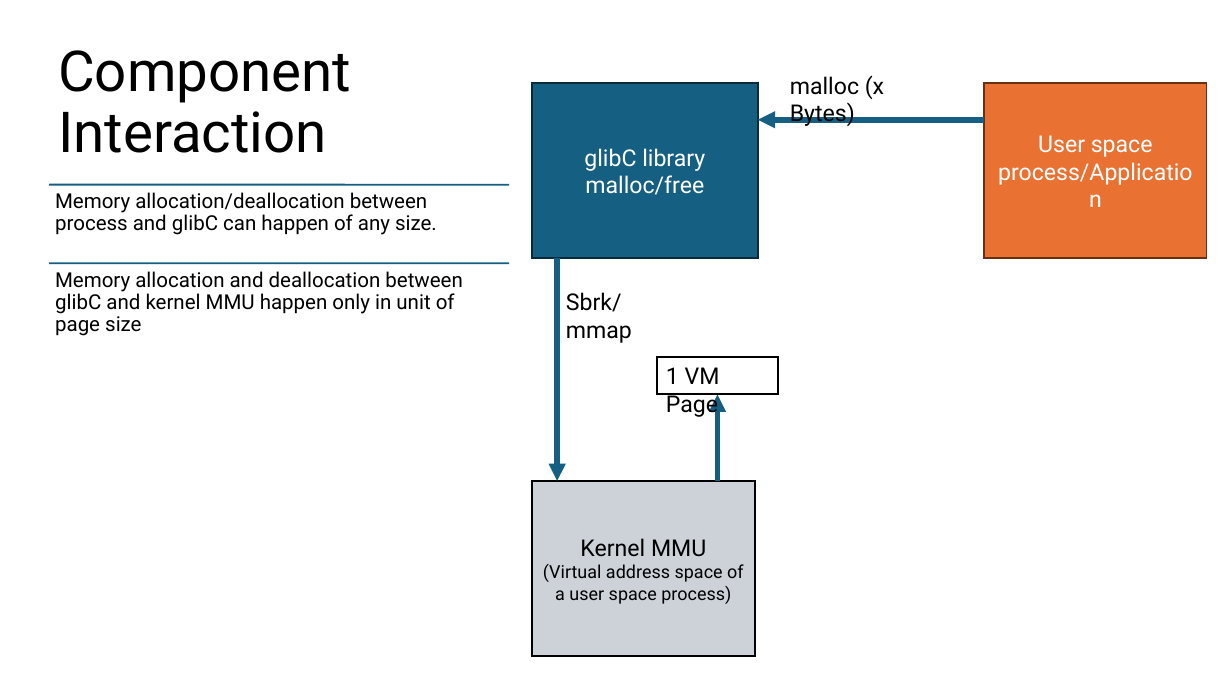
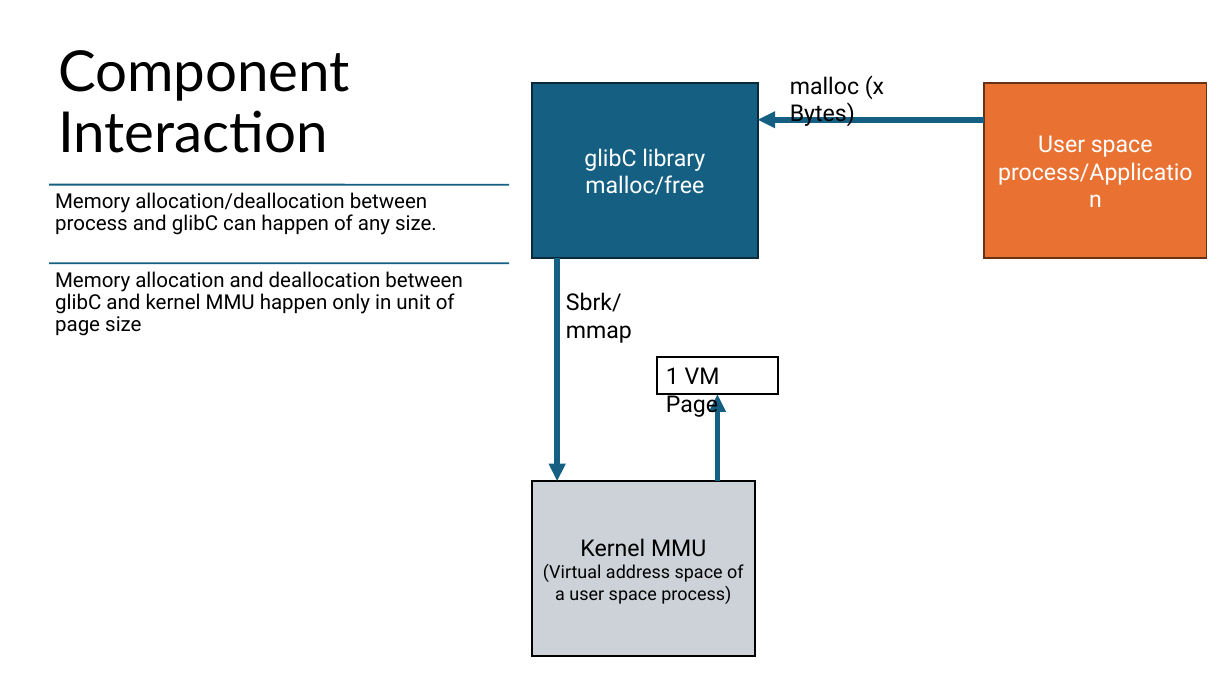
Before and after one commit to Mahmoud-Abdelraouf/STmicro-System-Programming-under-Linux, a slide deck: slide 11 of 04.Advanced/Tasks/Heap_Memory_Manager/Project_Documentation/HeapMemoryManager.pptx. Drawn at 1232x693 pixels with LibreOffice and Linux fonts; fonts in the diff are those of the drawing. Boxes give left, top, right and bottom in pixels: in the first picture for what was removed or moved away, otherwise in the second. Text is boxed around its words. In the diff, an @@ line names an element or a change of style, - is before the commit and + after.

```diff
--- a/04.Advanced/Tasks/Heap_Memory_Manager/Project_Documentation/HeapMemoryManager.pptx
+++ b/04.Advanced/Tasks/Heap_Memory_Manager/Project_Documentation/HeapMemoryManager.pptx
@@ title "Component Interaction" at box(58, 50, 350, 153): font Roboto to Lato @@
```
Also in this commit, not shown: 6 other slides changed.
